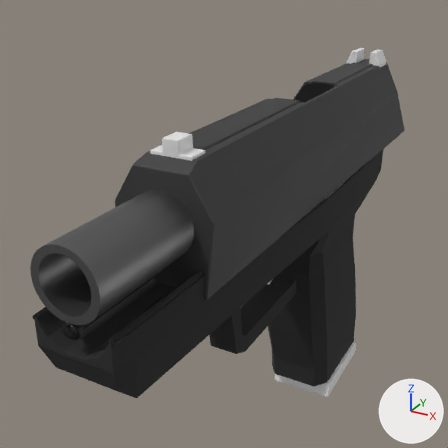
Two versions of the Blender file models/obj_models/object_blend_file/P2000.blend, one commit apart.
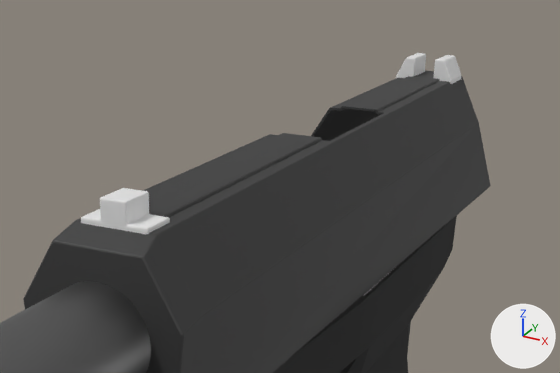
Each version is shown whole from a 50 mm lens placed at (0.0534, -0.1089, 0.0226), pointed at (-0.0135, 0.0125, -0.0382), then close up on the part from 22% to 100% of the width and 3% to 55% of the height. The axes (+X, +Y, +Z) are drawn at lower right. The lights are the same throughout.

Objects in the first close-up: 'Cube.002', 'body', 'slide'.
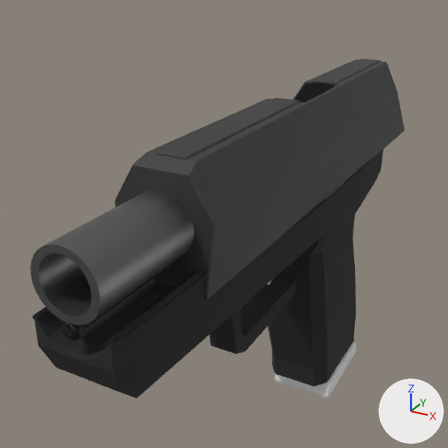
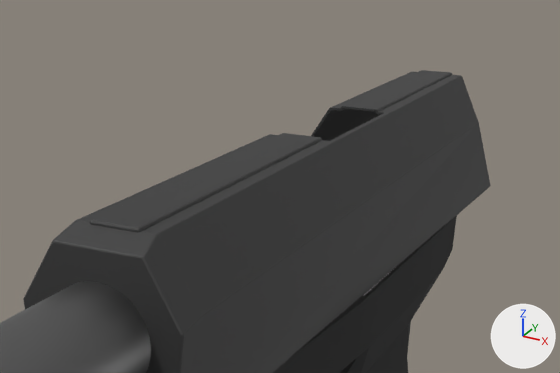
The edits, one by one:
Object 'Cube.002' (ob_cube_002) is now hidden.

Where the change shows, as pixel boxes [x1, y1, x2, y2] in the close-ups (560 x 373 px):
'Cube.002', hidden
    before: [81, 53, 461, 234]
